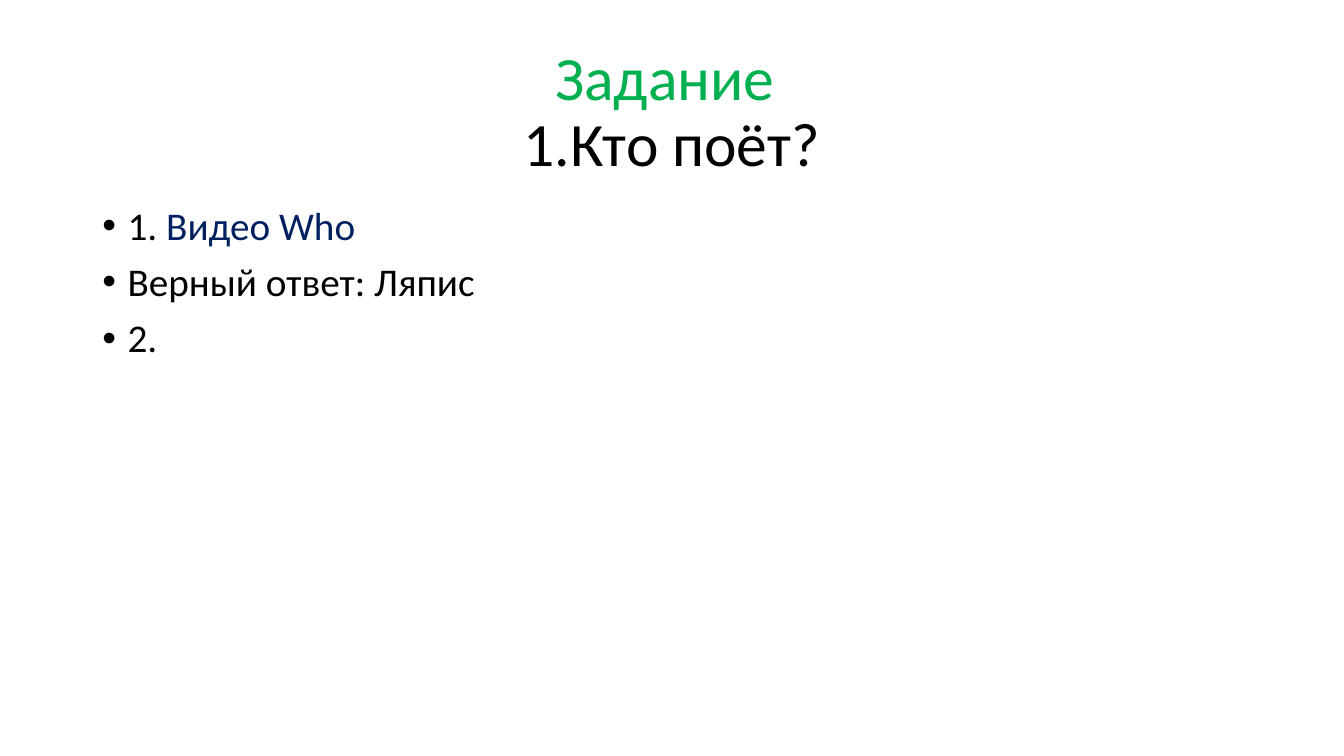
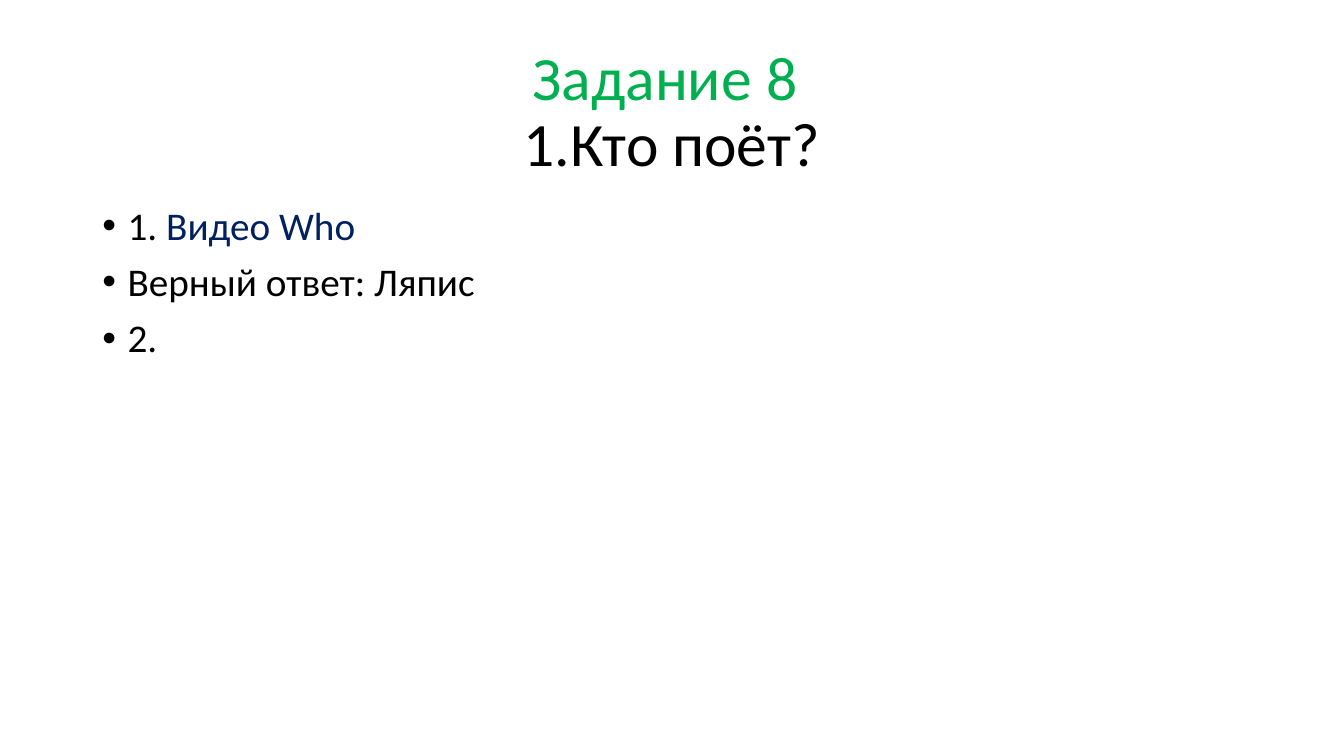
Before and after one commit to vvaassiihhaa/masha, a slide deck: slide 14 of КВЕСТ/Kvest 0504.pptx. Drawn at 1344x756 pixels with LibreOffice and Linux fonts; fonts in the diff are those of the drawing. Boxes give left, top, right and bottom in pixels: in the first picture for what was removed or moved away, otherwise in the second. Text is boxed around its words. In the diff, an @@ line names an element or a change of style, - is before the commit and + after.

```diff
--- a/КВЕСТ/Kvest 0504.pptx
+++ b/КВЕСТ/Kvest 0504.pptx
@@ title at (524,58,819,167): text changed @@
-Задание
-1.Кто поёт?
+Задание 8
+1.Кто поёт?
```
Also in this commit, not shown: 1 other slide changed, 4 other files.
